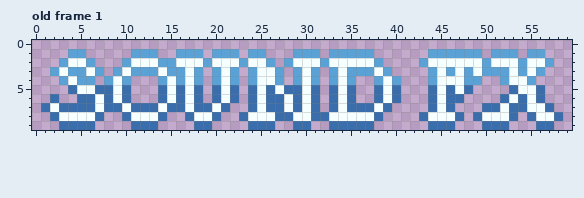
A pixel-art file gets an edit: sprites/label-sound-fx.aseprite. Above is the file before it was changed.
60x10 pixels, 2 frames. Shown: old frame 1. The commit also changed other frames, which this record leaves out.
And afterwards:
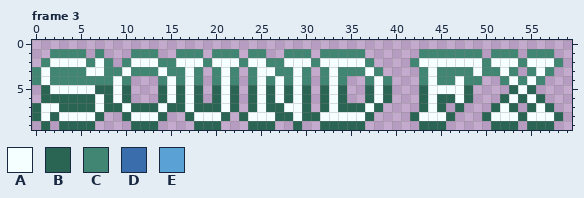
Palette (. is transparent): A #f6ffff  B #296552  C #418573  D #396dac  E #5aa1d5
A new or re-ordered frame is compared with the old frame closest to it.
The exact change:
frames 2 -> 4
Changed rows in their new state; - is an unchanged pixel.
Frame 3 is new; against old frame 1:
first column x 0:
 1 --CCCC-C---CCC--CCC-CCC-CC--CCC.CCCCC.-----CCCCCCC-CCC-CCC-
 2 -CAA--CAC-C---CC---C---C--CCA--CA----C.---CA------C---C--AC
 3 CACCCC-ACC-CCC-CC-C-C-C-C--CCAC.CACCCAC.---CACCCC-CCAC.CAC-
 4 CACCCCCCC-C---C-C-C-C-C-C-CACAC.CAC.-CAC.--CACC-CC--C-CAC--
 5 -BAAA--BB-B---B-B-B-B-B-B-B-BAB.BAB.-BAB.--BA-A-B----B-B.--
 6 -BBBBBB-B-B---B-B-B-B-B-B-BABAB.BAB.-BAB.--BABBAB---B-B-B--
 7 BA-BBBB-BB-BBB-BB-BBBAB-B-BB-AB.BABBBAB.---BAB.B--.B-B.B-B-
 8 BAB----B--B---B--B--AB-B---BB-BBA----B.---BA--B.-.B--ABA--B
 9 -B-BBBB----BBB----BBB---BBB--B.-BBBBB.-----BBB.---.BBB-BBB-
